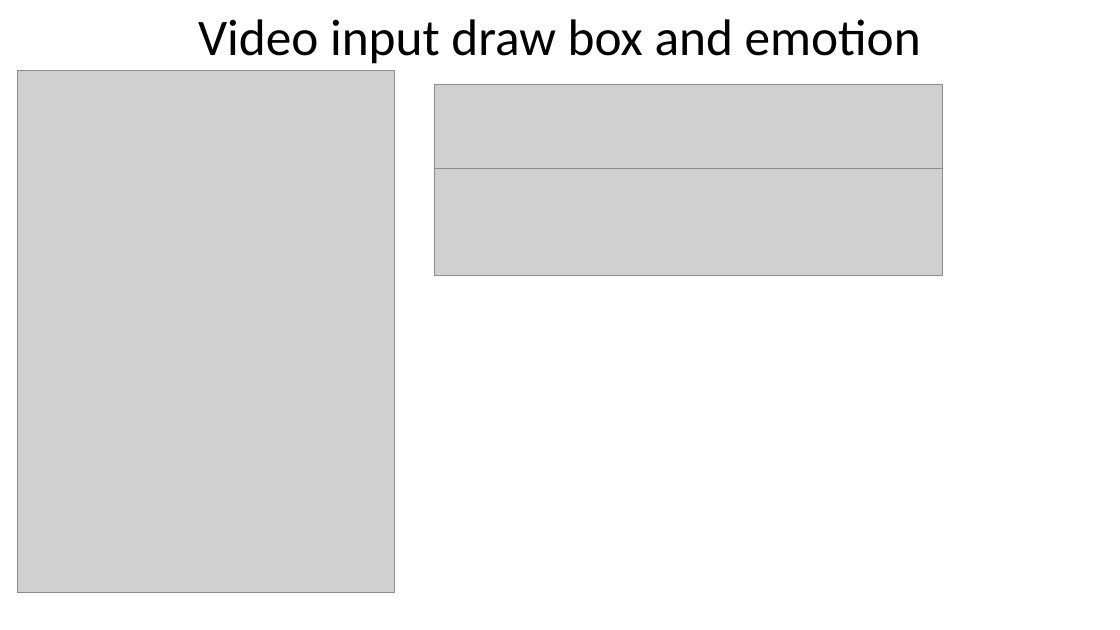
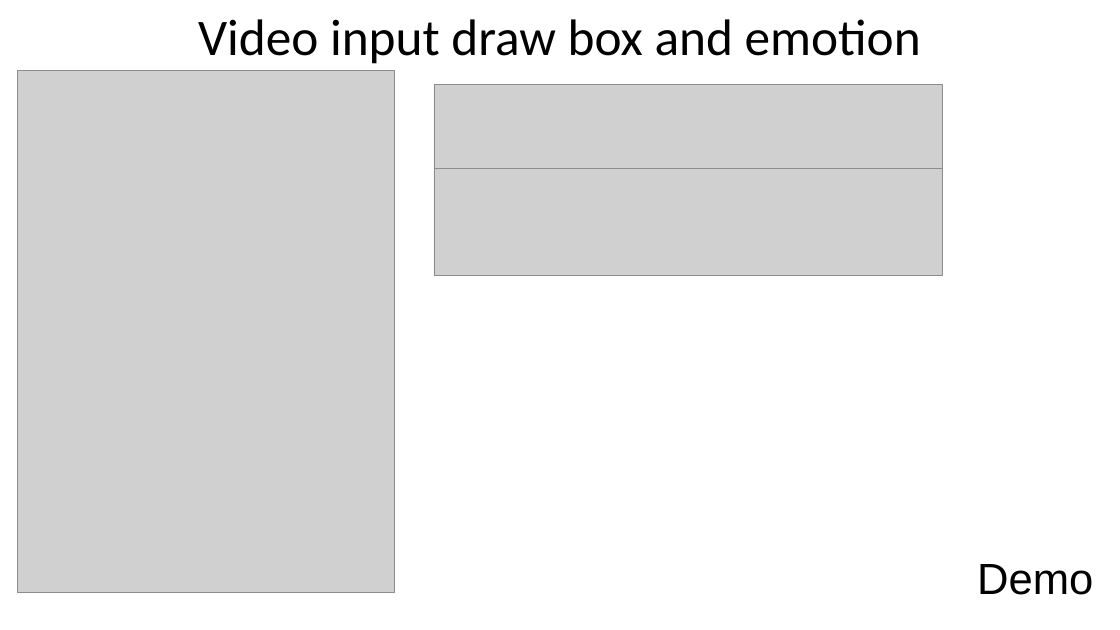
Before and after one commit to Donthave1/goodgamegang, a slide deck: slide 13 of GGG PPT.pptx (slide 12 before the commit). Drawn at 1120x630 pixels with LibreOffice and Linux fonts; fonts in the diff are those of the drawing; grey boxes stand for pictures. Boxes give left, top, right and bottom in pixels: in the first picture for what was removed or moved away, otherwise in the second. Text is boxed around its words. In the diff, an @@ line names an element or a change of style, - is before the commit and + after.

```diff
--- a/GGG PPT.pptx
+++ b/GGG PPT.pptx
@@ text added at [977, 564, 1093, 595], 37.4 pt, text #000000 @@
+Demo
```
Also in this commit, not shown: 8 other slides changed, 1 slide added.
